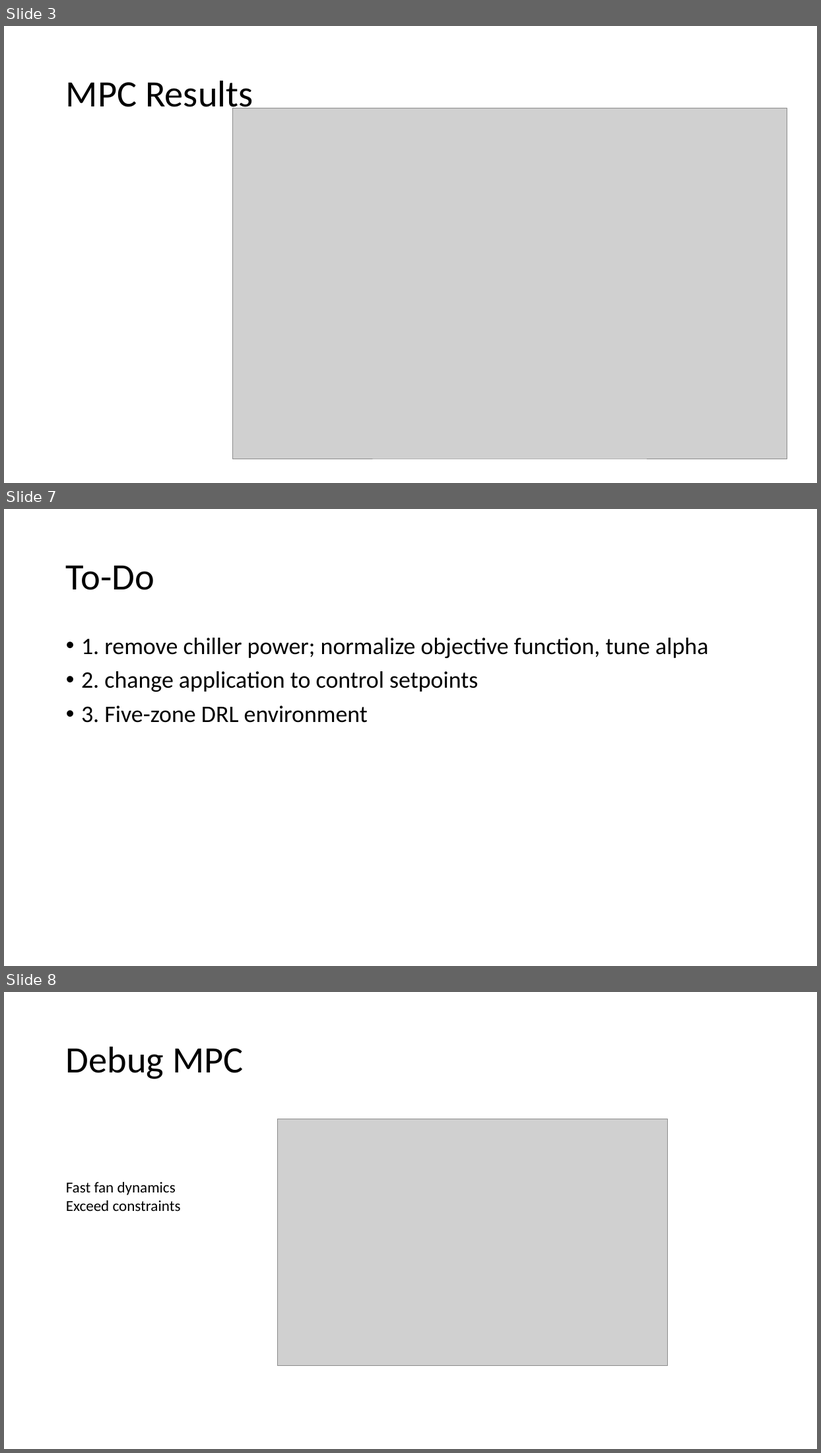
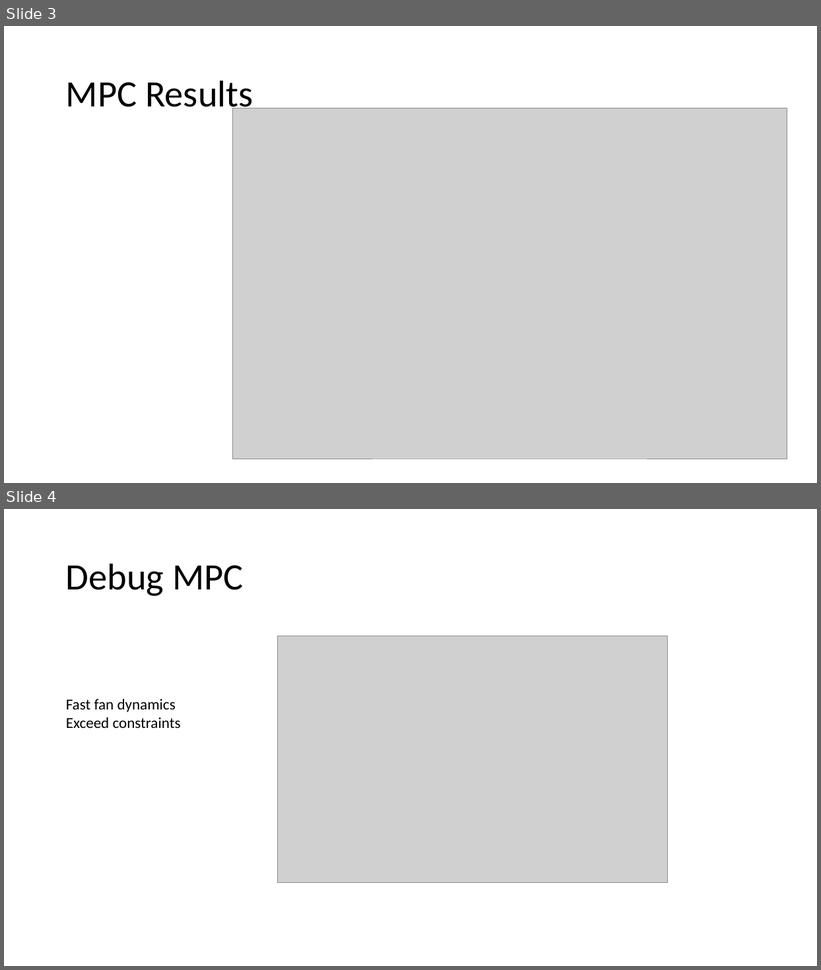
Before and after one commit to YangyangFu/mpc-drl-tl, a slide deck: meeting/20210323.pptx. Shown one above the other, each under a label of ours: slides 3, 7 and 8 before the commit, slides 3 and 4 after it; the slides between them are not shown. The pictures are 821x1453 and 821x970 pixels, drawn with LibreOffice and Linux fonts; fonts in the diff are those of the drawing; grey boxes stand for pictures. Boxes give left, top, right and bottom in pixels: in the first picture for what was removed or moved away, otherwise in the second. Text is boxed around its words. In the diff, an @@ line names an element or a change of style, - is before the commit and + after.

```diff
--- a/meeting/20210323.pptx
+++ b/meeting/20210323.pptx
@@ slide 7 removed at (4, 509, 817, 966), background #FFFFFF @@
@@ title removed at (66, 565, 154, 590) @@
-To-Do
@@ text removed at (81, 638, 708, 723) @@
-• 1. remove chiller power; normalize objective function, tune alpha
-• 2. change application to control setpoints
-• 3. Five-zone DRL environment
@@ what was slide 8 is now slide 4 @@
```
Also in this commit, not shown: 3 slides changed, 3 slides added, 3 other slides removed.
